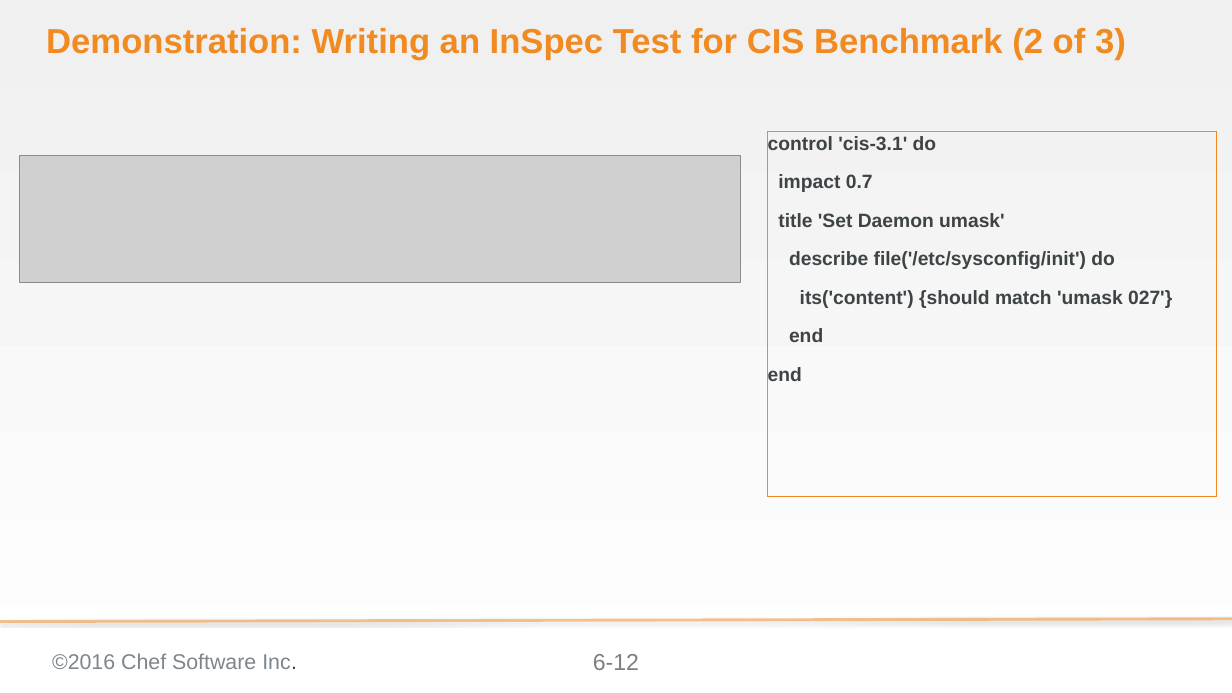
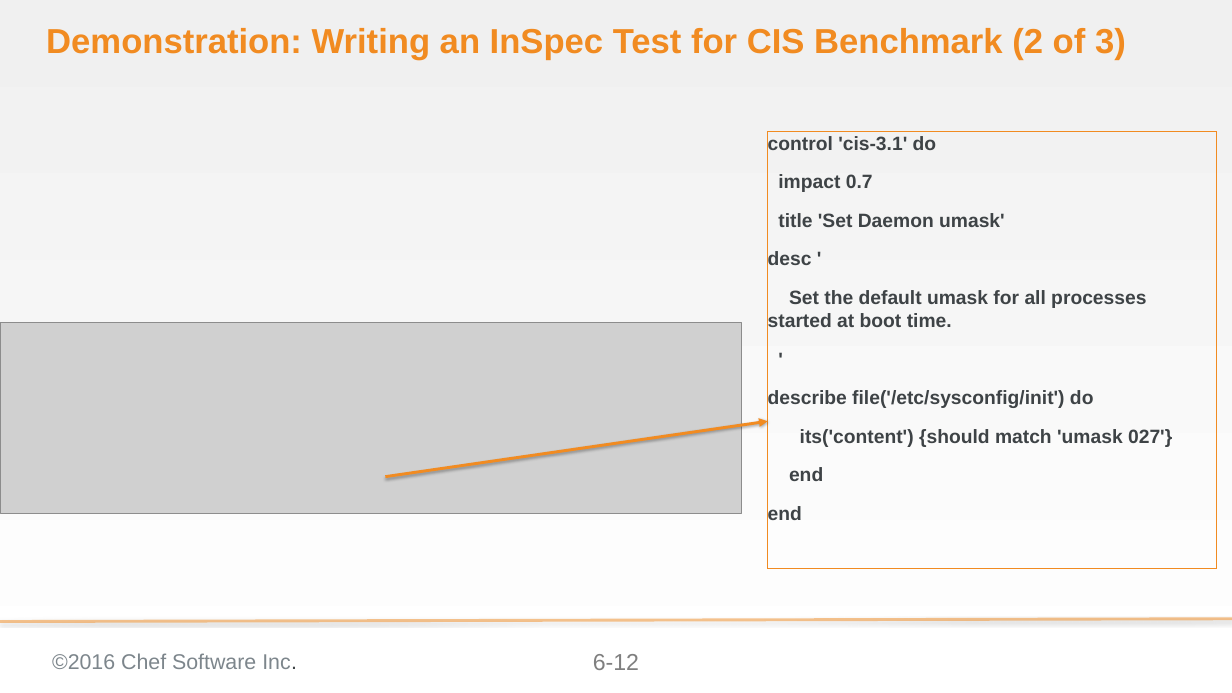
Before and after one commit to bchamby/chef-compliance-installation-configuration-operation, a slide deck: slide 12 of 06-compliance-frameworks-inspec.pptx. Drawn at 1232x693 pixels with LibreOffice and Linux fonts; fonts in the diff are those of the drawing; grey boxes stand for pictures; background and template pictures are left out. Boxes give left, top, right and bottom in pixels: in the first picture for what was removed or moved away, otherwise in the second. Text is boxed around its words. In the diff, an @@ line names an element or a change of style, - is before the commit and + after.

```diff
--- a/06-compliance-frameworks-inspec.pptx
+++ b/06-compliance-frameworks-inspec.pptx
@@ rectangle "control 'cis-3.1' do": place and size @@
-rectangle "control 'cis-3.1' do" at bbox=[768, 131, 1216, 496]
+rectangle "control 'cis-3.1' do" at bbox=[768, 131, 1216, 569]
@@ picture removed at bbox=[19, 155, 741, 283] @@
@@ text in rectangle at bbox=[768, 251, 1146, 327]: paragraphs added @@
+desc '
+Set the default umask for all processes started at boot time.
+'
@@ picture added at bbox=[0, 322, 741, 513] @@
@@ arrow added from (385, 477) to (768, 421), #F18B21 3 pt @@
```
Also in this commit, not shown: 9 other slides changed, 13 slides added, 1 slide removed.
